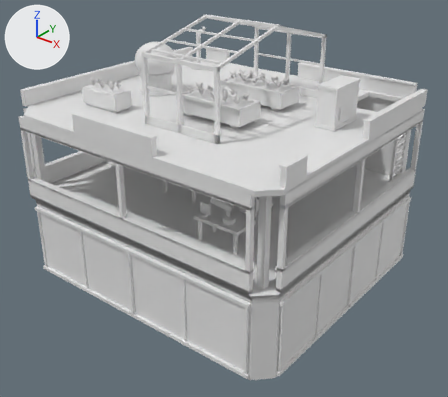
The OBJ model cloudbreak-array-r2/assets/tower-h-2.obj: old version first, new version second.
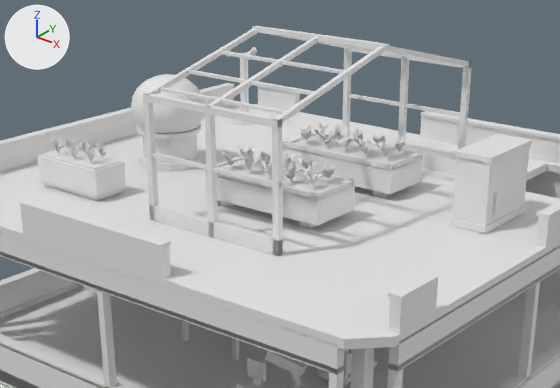
Each version is shown whole from a camera (50 mm lens) standing at (13.35, -16.68, 9.87) and looking at (0.52, -0.65, -0.07), then close up on the part from 14% to 84% of the width and 0% to 55% of the height. The axes (+X, +Y, +Z) are drawn at upper left. The lights are the same throughout. The last two pictures show the newer version. Where no turn or scale is listed for an object, it has been applied to the vertices.

The first close-up shows 'tower-h-2'.
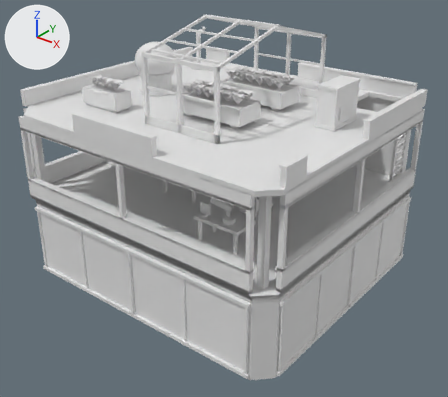
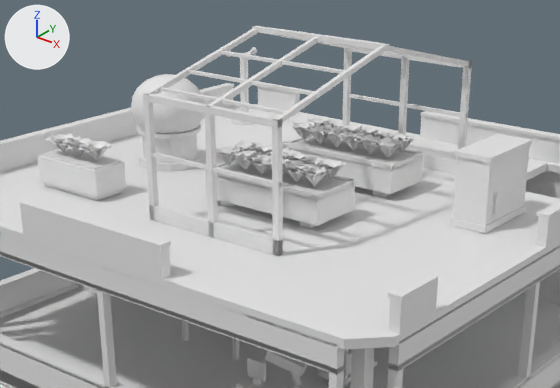
Diff of the bpy script that builds the scene:
```diff
--- a/cloudbreak-array-r2/assets/tower-h-2.obj.py
+++ b/cloudbreak-array-r2/assets/tower-h-2.obj.py
@@ me_tower_h_2 @@
-me_tower_h_2.from_pydata(...)  # 2942 vertices, 4355 faces; spans x -5.72..5.72, y -5.22..5.22, z -2.97..6.28
+me_tower_h_2.from_pydata(...)  # 4715 vertices, 6539 faces; spans x -5.72..5.72, y -5.22..5.22, z -2.97..6.28
+# me_tower_h_2 part 1: the loose piece of 25 vertices spanning x 1.58..1.92, y -1.21..-0.84, z 3.93..4.22 is rebuilt with 85 vertices and now spans x 1.43..1.98, y -1.36..-0.79, z 3.93..4.3
+# me_tower_h_2 part 2: the loose piece of 25 vertices spanning x 1.55..1.91, y -1.68..-1.32, z 3.93..4.27 is rebuilt with 85 vertices and now spans x 1.44..1.98, y -1.73..-1.17, z 3.93..4.29
+# me_tower_h_2 part 3: the loose piece of 25 vertices spanning x 0.11..0.43, y 1.12..1.49, z 3.93..4.26 is rebuilt with 85 vertices and now spans x -0.2..0.46, y 0.94..1.54, z 3.93..4.32
+# me_tower_h_2 part 4: the loose piece of 25 vertices spanning x 1.06..1.42, y -1.22..-0.84, z 3.93..4.25 is rebuilt with 85 vertices and now spans x 1.04..1.7, y -1.36..-0.79, z 3.93..4.31
+# me_tower_h_2 part 5: the loose piece of 25 vertices spanning x 1.07..1.43, y -1.69..-1.32, z 3.93..4.26 is rebuilt with 85 vertices and now spans x 1.0..1.7, y -1.73..-1.14, z 3.93..4.32
+# me_tower_h_2 part 6: the loose piece of 25 vertices spanning x -0.38..-0.06, y 1.11..1.48, z 3.93..4.22 is rebuilt with 85 vertices and now spans x -0.47..0.05, y 0.97..1.54, z 3.93..4.3
+# me_tower_h_2 part 7: the loose piece of 25 vertices spanning x -0.4..-0.05, y 0.64..1.02, z 3.93..4.25 is rebuilt with 85 vertices and now spans x -0.47..0.05, y 0.6..1.21, z 3.93..4.31
+# me_tower_h_2 part 8: the loose piece of 25 vertices spanning x 0.59..0.91, y -1.22..-0.85, z 3.93..4.26 is rebuilt with 85 vertices and now spans x 0.22..0.9, y -1.33..-0.79, z 3.93..4.29
+# me_tower_h_2 part 9: the loose piece of 25 vertices spanning x 1.59..1.91, y 1.12..1.49, z 3.93..4.26 is rebuilt with 85 vertices and now spans x 1.45..1.98, y 0.96..1.54, z 3.93..4.29
+# me_tower_h_2 part 10: the loose piece of 25 vertices spanning x 1.56..1.89, y 0.65..1.02, z 3.93..4.25 is rebuilt with 85 vertices and now spans x 1.43..1.98, y 0.6..1.18, z 3.93..4.3
+# me_tower_h_2 part 11: the loose piece of 25 vertices spanning x 0.08..0.44, y -1.22..-0.85, z 3.93..4.25 is rebuilt with 85 vertices and now spans x -0.19..0.5, y -1.34..-0.79, z 3.93..4.32
+# me_tower_h_2 part 12: the loose piece of 25 vertices spanning x 1.07..1.43, y 1.11..1.48, z 3.93..4.24 is rebuilt with 85 vertices and now spans x 1.02..1.74, y 0.98..1.54, z 3.93..4.3
+# me_tower_h_2 part 13: the loose piece of 25 vertices spanning x 1.06..1.39, y 0.64..1.02, z 3.93..4.25 is rebuilt with 85 vertices and now spans x 1.01..1.7, y 0.6..1.15, z 3.93..4.31
+# me_tower_h_2 part 14: the loose piece of 25 vertices spanning x -0.39..-0.04, y -1.22..-0.85, z 3.93..4.24 is rebuilt with 85 vertices and now spans x -0.47..0.06, y -1.39..-0.79, z 3.93..4.29
+# me_tower_h_2 part 15: the loose piece of 25 vertices spanning x -0.4..-0.04, y -1.69..-1.31, z 3.93..4.22 is rebuilt with 85 vertices and now spans x -0.47..0.1, y -1.73..-1.17, z 3.93..4.29
+# me_tower_h_2 part 16: the loose piece of 25 vertices spanning x 0.58..0.94, y 1.11..1.48, z 3.93..4.26 is rebuilt with 85 vertices and now spans x 0.61..1.29, y 0.98..1.54, z 3.93..4.31
+# me_tower_h_2 part 17: the loose piece of 25 vertices spanning x 0.57..0.93, y 0.65..1.02, z 3.93..4.27 is rebuilt with 85 vertices and now spans x 0.61..1.29, y 0.6..1.16, z 3.93..4.31
+# me_tower_h_2 part 18: 75 vertices removed from x 0.08..0.93, y -1.69..1.02, z 3.93..4.28; 595 vertices added at x -0.23..1.3, y -1.73..1.54, z 3.93..4.32
+# me_tower_h_2 part 19: 2 vertices moved from x -2.76..-2.69, y -2.85..-2.84, z 4.14..4.16 to x -2.78..-2.76, y -2.85..-2.64, z 4.16..4.2; 148 vertices removed from x -3.73..-2.5, y -2.96..-2.41, z 3.88..4.21; 253 vertices added at x -3.84..-2.39, y -2.98..-2.39, z 3.87..4.25
+# other edits to the shape of me_tower_h_2 do not show in these pictures
```

What differs and where, as boxes [x1, y1, x2, y2] in the close-ups (560 x 388 px; the box of a moved part takes in the faces that stretch with it):
part 1 of me_tower_h_2, rebuilt (79% wider, 22% taller)
    before: [320, 163, 338, 180]
    after: [313, 159, 346, 180]
part 2 of me_tower_h_2, rebuilt (80% wider)
    before: [303, 165, 322, 186]
    after: [296, 166, 331, 187]
part 3 of me_tower_h_2, rebuilt
    before: [333, 123, 349, 140]
    after: [323, 120, 347, 130]
part 4 of me_tower_h_2, rebuilt
    before: [298, 158, 317, 173]
    after: [296, 155, 328, 165]
part 5 of me_tower_h_2, rebuilt (89% wider, 10% taller)
    before: [282, 161, 300, 181]
    after: [282, 160, 317, 182]
part 6 of me_tower_h_2, rebuilt
    before: [311, 122, 329, 136]
    after: [304, 117, 332, 127]
part 7 of me_tower_h_2, rebuilt (72% wider, 24% taller)
    before: [297, 125, 314, 141]
    after: [290, 121, 320, 141]
part 8 of me_tower_h_2, rebuilt
    before: [282, 152, 296, 169]
    after: [267, 148, 293, 158]
part 9 of me_tower_h_2, rebuilt (62% wider, 11% taller)
    before: [393, 135, 408, 153]
    after: [391, 133, 416, 153]
part 10 of me_tower_h_2, rebuilt (60% wider, 29% taller)
    before: [377, 141, 396, 157]
    after: [372, 137, 403, 158]
part 11 of me_tower_h_2, rebuilt
    before: [258, 150, 272, 164]
    after: [250, 144, 272, 155]
part 12 of me_tower_h_2, rebuilt
    before: [371, 133, 387, 148]
    after: [368, 131, 401, 139]
part 13 of me_tower_h_2, rebuilt
    before: [357, 138, 375, 153]
    after: [354, 134, 385, 155]
part 14 of me_tower_h_2, rebuilt
    before: [237, 145, 255, 158]
    after: [232, 141, 261, 151]
part 15 of me_tower_h_2, rebuilt
    before: [221, 151, 239, 166]
    after: [216, 145, 245, 166]
part 16 of me_tower_h_2, rebuilt
    before: [353, 126, 367, 144]
    after: [351, 126, 382, 136]
part 17 of me_tower_h_2, rebuilt (72% wider, 18% taller)
    before: [337, 133, 354, 149]
    after: [338, 132, 368, 151]
part 18 of me_tower_h_2, built on
    before: [241, 128, 334, 176]
    after: [227, 124, 365, 174]
part 19 of me_tower_h_2, moved or reshaped
    before: [51, 137, 108, 163]
    after: [46, 133, 112, 161]
